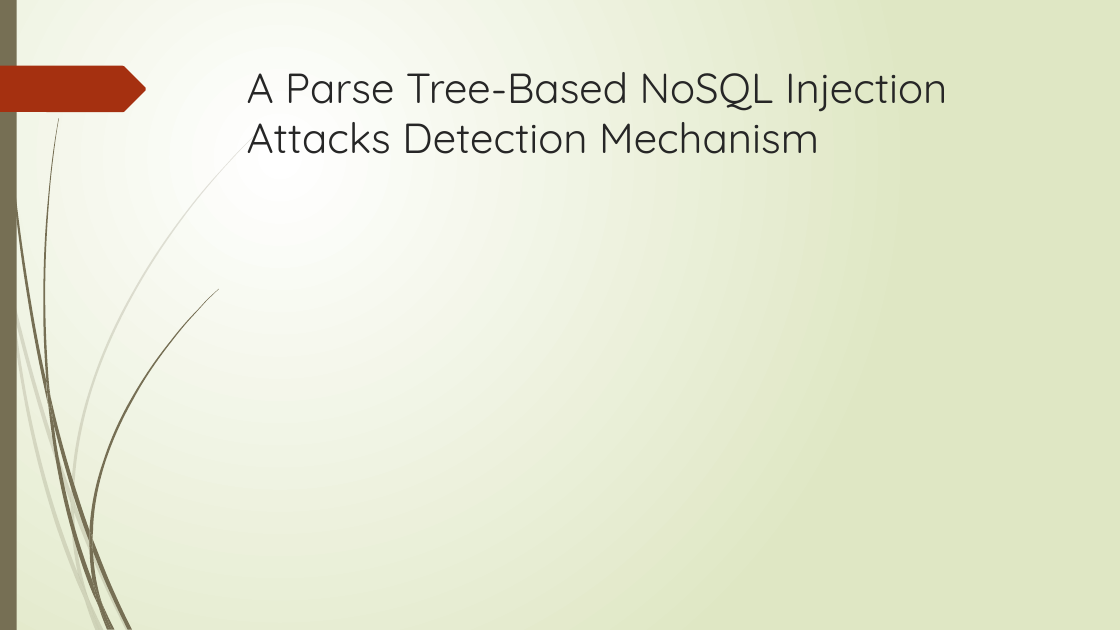
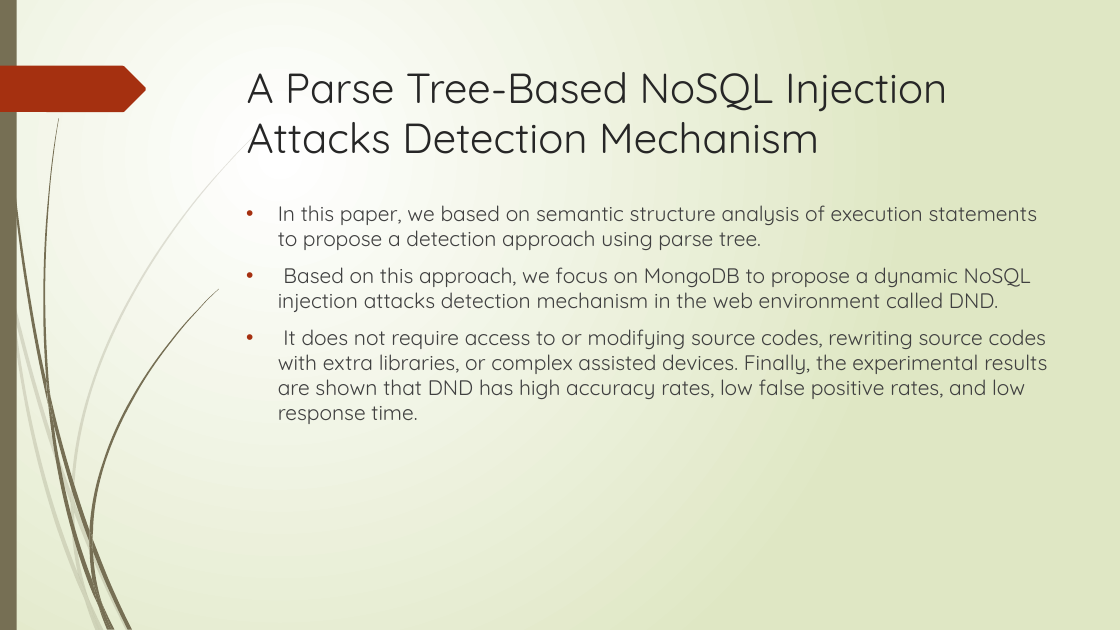
Before and after one commit to mca-projects-2019/Framework-for-bigdata-storage-and-security-using-MongoDb, a slide deck: slide 7 of Project PPT.pptx. Drawn at 1120x630 pixels with LibreOffice and Linux fonts; fonts in the diff are those of the drawing. Boxes give left, top, right and bottom in pixels: in the first picture for what was removed or moved away, otherwise in the second. Text is boxed around its words. In the diff, an @@ line names an element or a change of style, - is before the commit and + after.

```diff
--- a/Project PPT.pptx
+++ b/Project PPT.pptx
@@ text added at box(278, 205, 1047, 424), 18 pt, text #404040 @@
+• In this paper, we based on semantic structure analysis of execution statements to propose a detection approach using parse tree.
+• Based on this approach, we focus on MongoDB to propose a dynamic NoSQL injection attacks detection mechanism in the web environment called DND.
+• It does not require access to or modifying source codes, rewriting source codes with extra libraries, or complex assisted devices. Finally, the experimental results are shown that DND has high accuracy rates, low false positive rates, and low response time.
```
